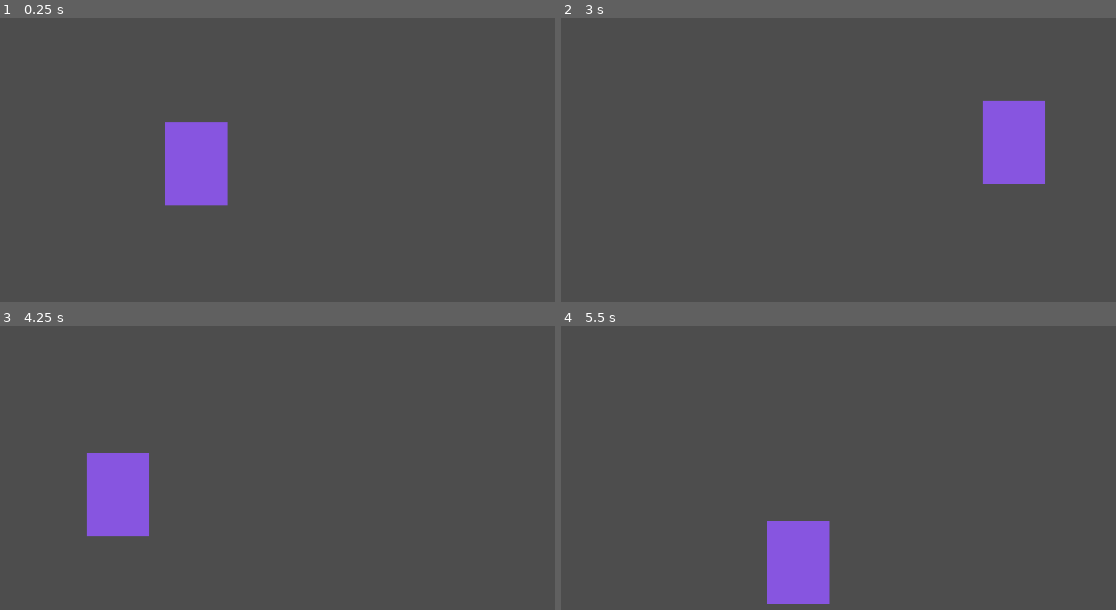
Above: before the commit, frames 1-4 (two rows, left to right).
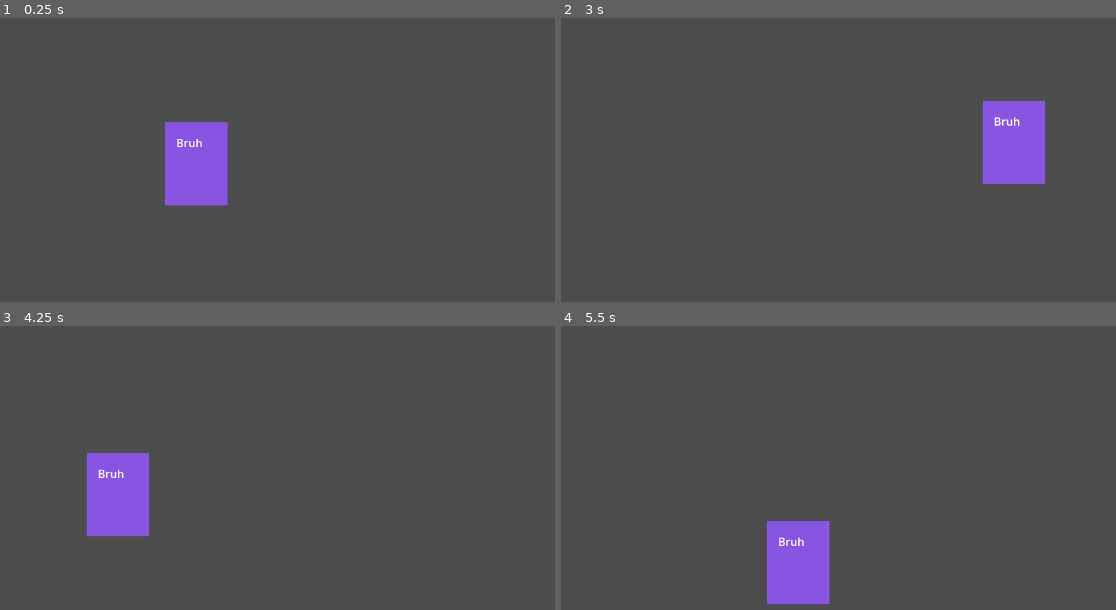
Above: after the commit, the same moments.

Repository: LiquidShuriken01/Card-game-practice
Game: Godot game, scene res://scenes/node_2d.tscn
Same seed, same stepped clock (60 frames per second), same inputs: the game is played once before the commit and once after it.
Inputs (mouse positions are in pixels of both pictures, inside the frame that each line leads up to):
- Up to frame 1 (0.25 s): no input
- Up to frame 2 (3 s): click (755, 162) at 0.5 s; click (755, 162) at 1.25 s; click (755, 162) at 2 s; tap Enter at 2.75 s; move the mouse to (1016, 142) at 2.77 s
- Up to frame 3 (4.25 s): tap Space at 3.5 s; move the mouse to (116, 493) at 3.52 s
- Up to frame 4 (5.5 s): tap Enter at 4.25 s; move the mouse to (916, 374) at 4.27 s; tap Space at 5 s; move the mouse to (799, 561) at 5.02 s

The runs differ from the first frame. In frame 1, less than 0.1% of the frame differs, in the area x 31-37%, y 42-46%; in frame 2, less than 0.1%, in the area x 78-83%, y 34-39%; in frame 3, less than 0.1%; in frame 4, less than 0.1%.

Commit message:
Added Text
Added text on the draggable rectangle.

Diff:
--- a/scenes/node_2d.tscn
+++ b/scenes/node_2d.tscn
@@ -66,6 +66,21 @@
 script = ExtResource("1_wtcfe")
 metadata/_edit_use_anchors_ = true
 
+[node name="RichTextLabel" type="RichTextLabel" parent="Control/TextureButton"]
+layout_mode = 1
+anchors_preset = 15
+anchor_right = 1.0
+anchor_bottom = 1.0
+offset_left = 16.0
+offset_top = 18.0
+offset_right = -18.0
+offset_bottom = -20.0
+grow_horizontal = 2
+grow_vertical = 2
+mouse_filter = 2
+text = "Bruh
+"
+
 [node name="TextureRect" type="TextureRect" parent="Control"]
 visible = false
 layout_mode = 1
